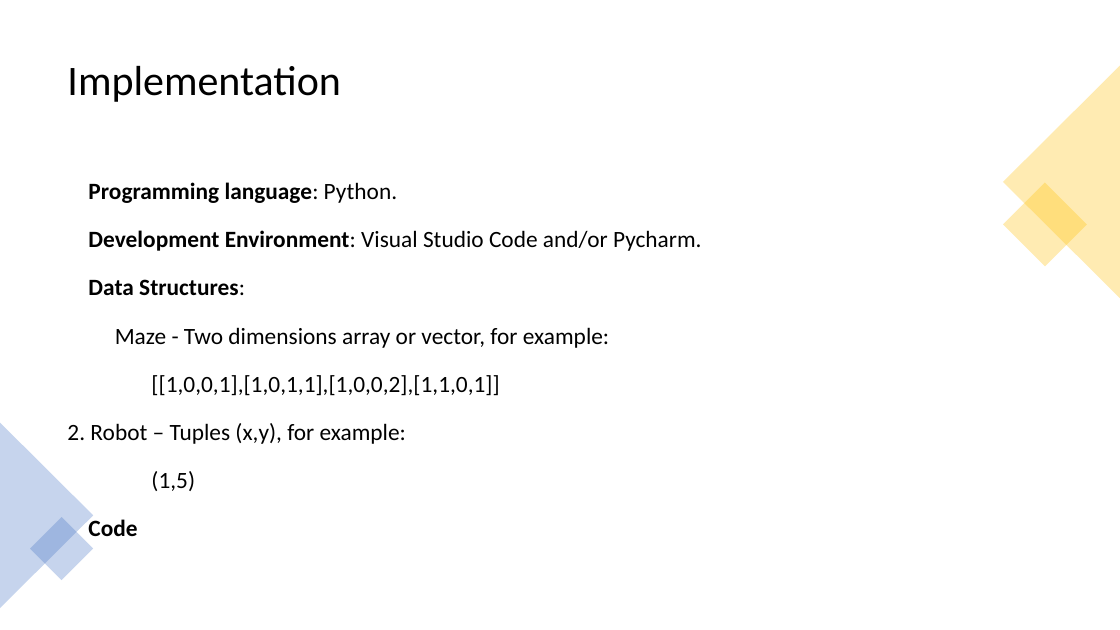
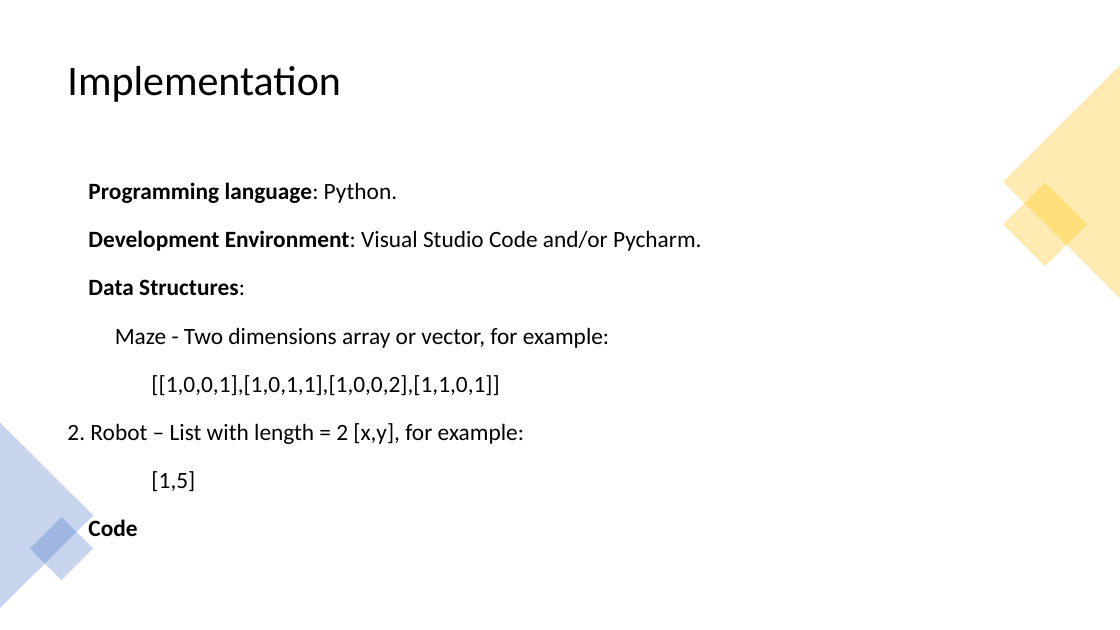
Before and after one commit to Juanbl2001/IART, a slide deck: slide 6 of checkpoint.odp. Drawn at 1120x630 pixels with LibreOffice and Linux fonts; fonts in the diff are those of the drawing; background and template pictures are left out. Boxes give left, top, right and bottom in pixels: in the first picture for what was removed or moved away, otherwise in the second. Text is boxed around its words. In the diff, an @@ line names an element or a change of style, - is before the commit and + after.

Commit message:
changed pp

```diff
--- a/checkpoint.odp
+++ b/checkpoint.odp
@@ text at box(67, 423, 524, 492): text changed @@
-2. Robot – Tuples (x,y), for example:
-(1,5)
+2. Robot – List with length = 2 [x,y], for example:
+[1,5]
```
